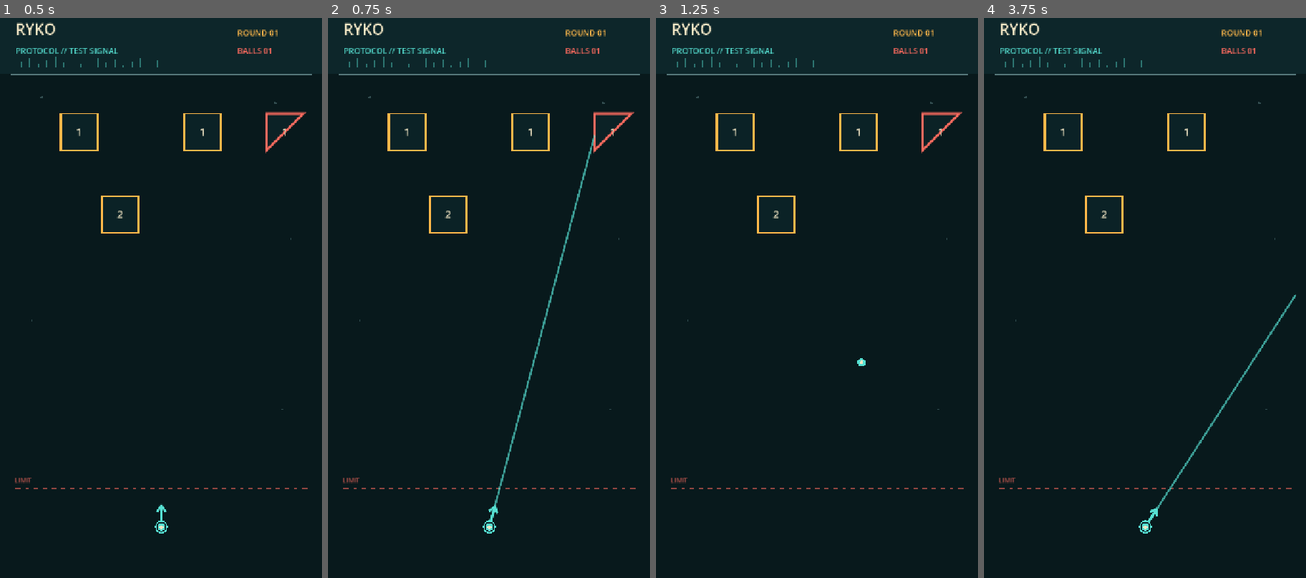
Above: before the commit, frames 1-4 (left to right).
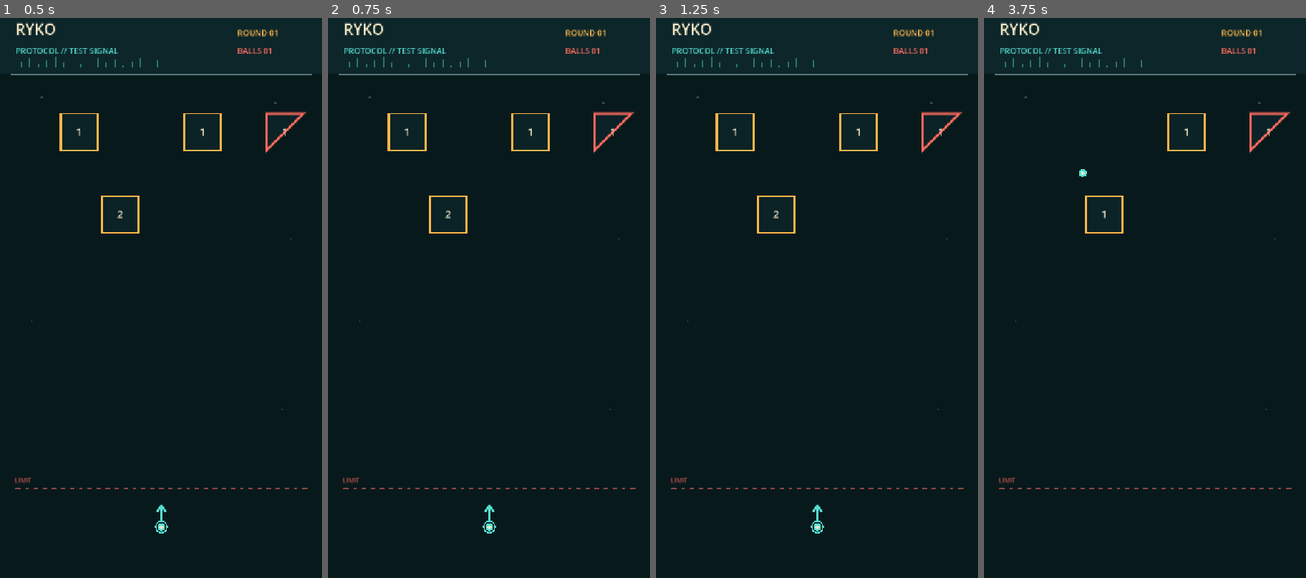
Above: after the commit, the same moments.

Repository: dfagaras/ryko-game
Game: Godot game, scene res://scenes/main.tscn
Same seed, same stepped clock (60 frames per second), same inputs: the game is played once before the commit and once after it.
Inputs (mouse positions are in pixels of both pictures, inside the frame that each line leads up to):
- Up to frame 1 (0.5 s): no input
- Up to frame 2 (0.75 s): tap Enter at 0.5 s; move the mouse to (559, 264) at 0.52 s; click (559, 264) at 0.67 s
- Up to frame 3 (1.25 s): no input
- Up to frame 4 (3.75 s): tap Space at 1.25 s; drag from (1080, 320) to (1128, 404) at 1.27 s; move the mouse to (1177, 163) at 2.02 s; click (1177, 163) at 2.17 s; drag from (1128, 404) to (1048, 208) at 2.77 s; move the mouse to (1241, 376) at 3.52 s; click (1241, 376) at 3.67 s

Frame 1 is identical in both runs. In frame 2, 0.5% of the frame differs, in the area x 48-84%, y 20-90%; in frame 3, 0.1%; in frame 4, 0.8%, in the area x 18-97%, y 16-93%.

Commit message:
Add progressive pull-back aiming guide

Diff:
--- a/scripts/main.gd
+++ b/scripts/main.gd
@@ -11,6 +11,11 @@
 const GAP := 10.0
 const GRID_X := 43.0
 
+const MIN_PULL_DISTANCE := 14.0
+const MAX_PULL_DISTANCE := 300.0
+const MIN_UPWARD_COMPONENT := 0.045
+const BALL_SPEED := 760.0
+
 const BG := Color("#08191c")
 const PANEL := Color("#0d262a")
 const AMBER := Color("#ffb84a")
@@ -22,6 +27,8 @@
 var launcher := Vector2(W * 0.5, RETURN_Y)
 var aim_direction := Vector2(0, -1)
 var is_aiming := false
+var drag_origin := Vector2.ZERO
+var pull_strength := 0.0
 var ball: CharacterBody2D
 var ball_velocity := Vector2.ZERO
 var ball_active := false
@@ -125,46 +132,62 @@
 
 	if event is InputEventScreenTouch:
 		if event.pressed:
-			_update_aim(event.position)
-			is_aiming = true
+			_begin_aim(event.position)
 		else:
-			if is_aiming:
-				_launch()
-			is_aiming = false
+			_release_aim()
 		queue_redraw()
 	elif event is InputEventScreenDrag:
-		_update_aim(event.position)
-		is_aiming = true
+		_update_drag_aim(event.position)
 		queue_redraw()
 	elif event is InputEventMouseButton and event.button_index == MOUSE_BUTTON_LEFT:
 		if event.pressed:
-			_update_aim(event.position)
-			is_aiming = true
+			_begin_aim(event.position)
 		else:
-			if is_aiming:
-				_launch()
-			is_aiming = false
+			_release_aim()
 		queue_redraw()
 	elif event is InputEventMouseMotion and Input.is_mouse_button_pressed(MOUSE_BUTTON_LEFT):
-		_update_aim(event.position)
-		is_aiming = true
+		_update_drag_aim(event.position)
 		queue_redraw()
 
 
-func _update_aim(pointer: Vector2) -> void:
-	var candidate := pointer - launcher
-	if candidate.length() < 20.0:
-		return
-	candidate = candidate.normalized()
-	if candidate.y > -0.12:
-		candidate.y = -0.12
+func _begin_aim(pointer: Vector2) -> void:
+	drag_origin = pointer
+	pull_strength = 0.0
+	is_aiming = false
+
+
+func _update_drag_aim(pointer: Vector2) -> void:
+	var pull := pointer - drag_origin
+	var pull_distance := pull.length()
+	if pull_distance < MIN_PULL_DISTANCE:
+		pull_strength = 0.0
+		is_aiming = false
+		return
+
+	var candidate := -pull.normalized()
+	if candidate.y > -MIN_UPWARD_COMPONENT:
+		candidate.y = -MIN_UPWARD_COMPONENT
 		candidate = candidate.normalized()
+
 	aim_direction = candidate
+	pull_strength = clamp(
+		(pull_distance - MIN_PULL_DISTANCE) / (MAX_PULL_DISTANCE - MIN_PULL_DISTANCE),
+		0.0,
+		1.0
+	)
+	is_aiming = true
+
+
+func _release_aim() -> void:
+	if is_aiming and pull_strength > 0.0:
+		_launch()
+	is_aiming = false
+	pull_strength = 0.0
 
 
 func _launch() -> void:
 	ball_active = true
-	ball_velocity = aim_direction * 760.0
+	ball_velocity = aim_direction * BALL_SPEED
 
 
 func _physics_process(delta: float) -> void:
@@ -173,7 +196,7 @@
 
 	var collision := ball.move_and_collide(ball_velocity * delta)
 	if collision:
-		ball_velocity = ball_velocity.bounce(collision.get_normal()).normalized() * 760.0
+		ball_velocity = ball_velocity.bounce(collision.get_normal()).normalized() * BALL_SPEED
 		var collider := collision.get_collider()
 		if collider is StaticBody2D and collider.get_meta("kind", "") == "block":
 			_hit_block(collider)
@@ -227,11 +250,26 @@
 	if not ball_active:
 		_draw_launcher()
 		if is_aiming:
-			var hit := _first_aim_hit()
-			draw_line(launcher + aim_direction * 20.0, hit, Color(AQUA, 0.68), 3.0, true)
+			_draw_aim_guide()
 
 	draw_circle(ball.position, 9.0, AQUA)
 	draw_circle(ball.position, 4.0, CREAM)
+
+
+func _draw_aim_guide() -> void:
+	var start := launcher + aim_direction * 56.0
+	var hit := _first_aim_hit()
+	var available_length := maxf(0.0, start.distance_to(hit) - 5.0)
+	var desired_length := lerpf(38.0, 980.0, pow(pull_strength, 0.78))
+	var guide_length := minf(available_length, desired_length)
+	var dot_radius := lerpf(1.4, 5.2, pull_strength)
+	var dot_spacing := lerpf(10.0, 22.0, pull_strength)
+	var distance := 0.0
+
+	while distance <= guide_length:
+		var fade := lerpf(0.96, 0.62, distance / maxf(guide_length, 1.0))
+		draw_circle(start + aim_direction * distance, dot_radius, Color(AQUA, fade))
+		distance += dot_spacing
 
 
 func _draw_header() -> void:
